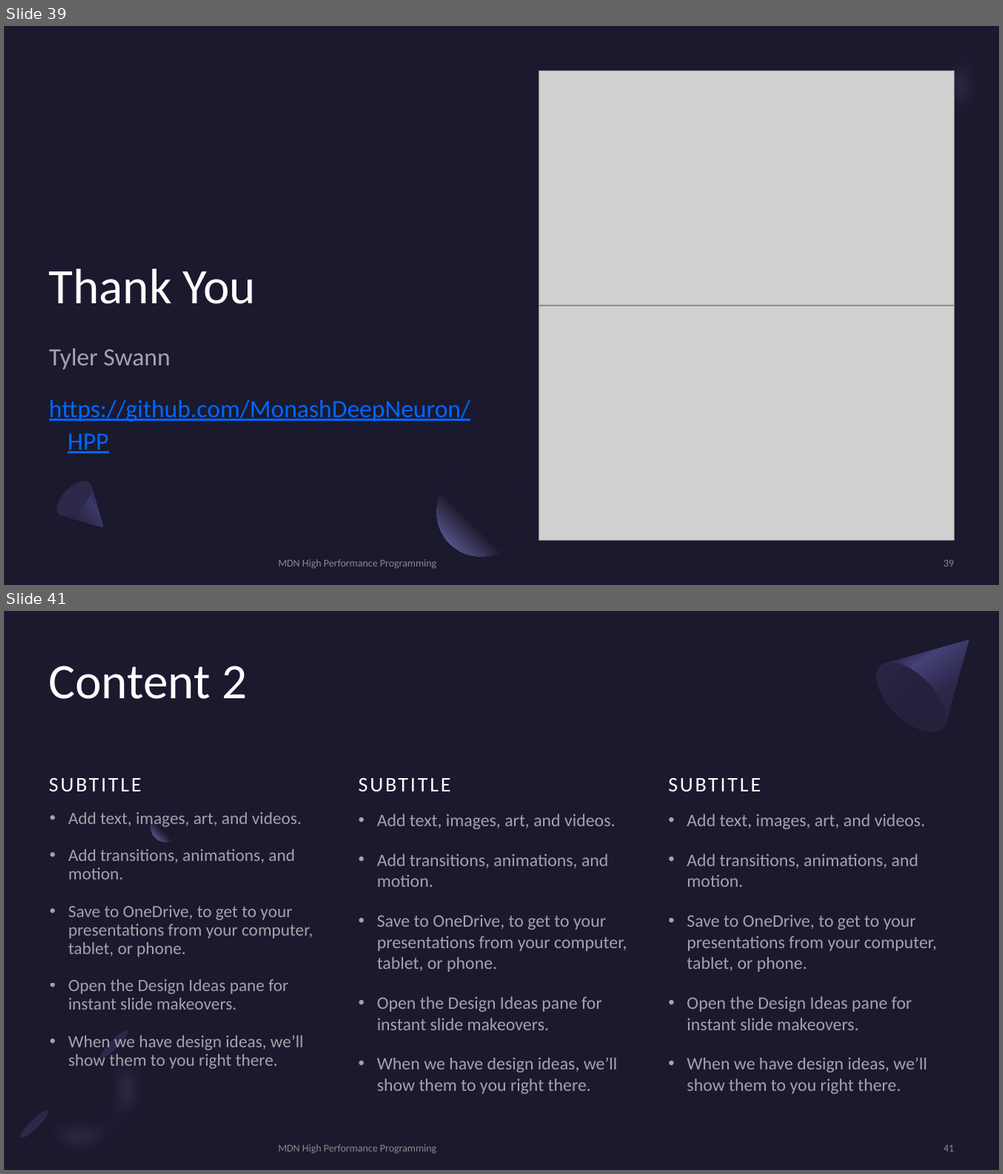
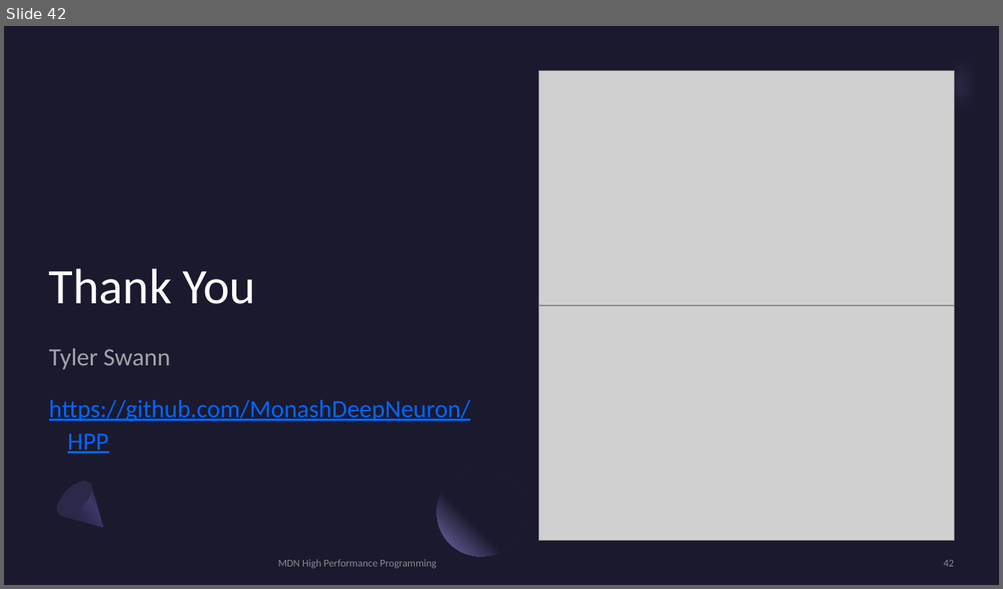
Before and after one commit to MonashDeepNeuron/HPP, a slide deck: content/part4/slides/hpp_part4.pptx. Shown one above the other, each under a label of ours: slides 39 and 41 before the commit, slide 42 after it; the slides between them are not shown. The pictures are 1003x1174 and 1003x589 pixels, drawn with LibreOffice and Linux fonts; fonts in the diff are those of the drawing; grey boxes stand for pictures. Boxes give left, top, right and bottom in pixels: in the first picture for what was removed or moved away, otherwise in the second. Text is boxed around its words. In the diff, an @@ line names an element or a change of style, - is before the commit and + after.

```diff
--- a/content/part4/slides/hpp_part4.pptx
+++ b/content/part4/slides/hpp_part4.pptx
@@ slide 41 removed at bbox=[4, 611, 999, 1170], background #1B192E @@
@@ freeform shape removed at bbox=[865, 611, 999, 744] @@
@@ ellipse removed at bbox=[864, 651, 958, 744] @@
@@ title removed at bbox=[49, 666, 247, 699] @@
-Content 2
@@ text removed at bbox=[48, 752, 340, 796] @@
-SUBTITLE
@@ text removed at bbox=[358, 752, 649, 796] @@
-SUBTITLE
@@ text removed at bbox=[668, 752, 959, 796] @@
-SUBTITLE
@@ text removed at bbox=[68, 812, 313, 1069] @@
-• Add text, images, art, and videos.
-• Add transitions, animations, and motion.
-• Save to OneDrive, to get to your presentations from your computer, tablet, or phone.
-• Open the Design Ideas pane for instant slide makeovers.
-• When we have design ideas, we’ll show them to you right there.
@@ ellipse removed at bbox=[151, 812, 180, 842] @@
@@ text removed at bbox=[377, 814, 626, 1094] @@
-• Add text, images, art, and videos.
-• Add transitions, animations, and motion.
-• Save to OneDrive, to get to your presentations from your computer, tablet, or phone.
-• Open the Design Ideas pane for instant slide makeovers.
-• When we have design ideas, we’ll show them to you right there.
@@ text removed at bbox=[686, 814, 936, 1094] @@
-• Add text, images, art, and videos.
-• Add transitions, animations, and motion.
-• Save to OneDrive, to get to your presentations from your computer, tablet, or phone.
-• Open the Design Ideas pane for instant slide makeovers.
-• When we have design ideas, we’ll show them to you right there.
@@ freeform shape removed at bbox=[12, 1022, 183, 1170] @@
@@ ellipse removed at bbox=[98, 1028, 131, 1062] @@
@@ ellipse removed at bbox=[18, 1108, 51, 1142] @@
@@ text removed at bbox=[278, 1145, 436, 1153] @@
-MDN High Performance Programming
@@ page number removed at bbox=[943, 1145, 953, 1152] @@
-41
@@ what was slide 39 is now slide 42 @@
@@ page number at bbox=[943, 560, 953, 567]: text changed @@
-39
+42
```
Also in this commit, not shown: 2 slides changed, 3 slides added, 1 other slide removed, 4 other files.
